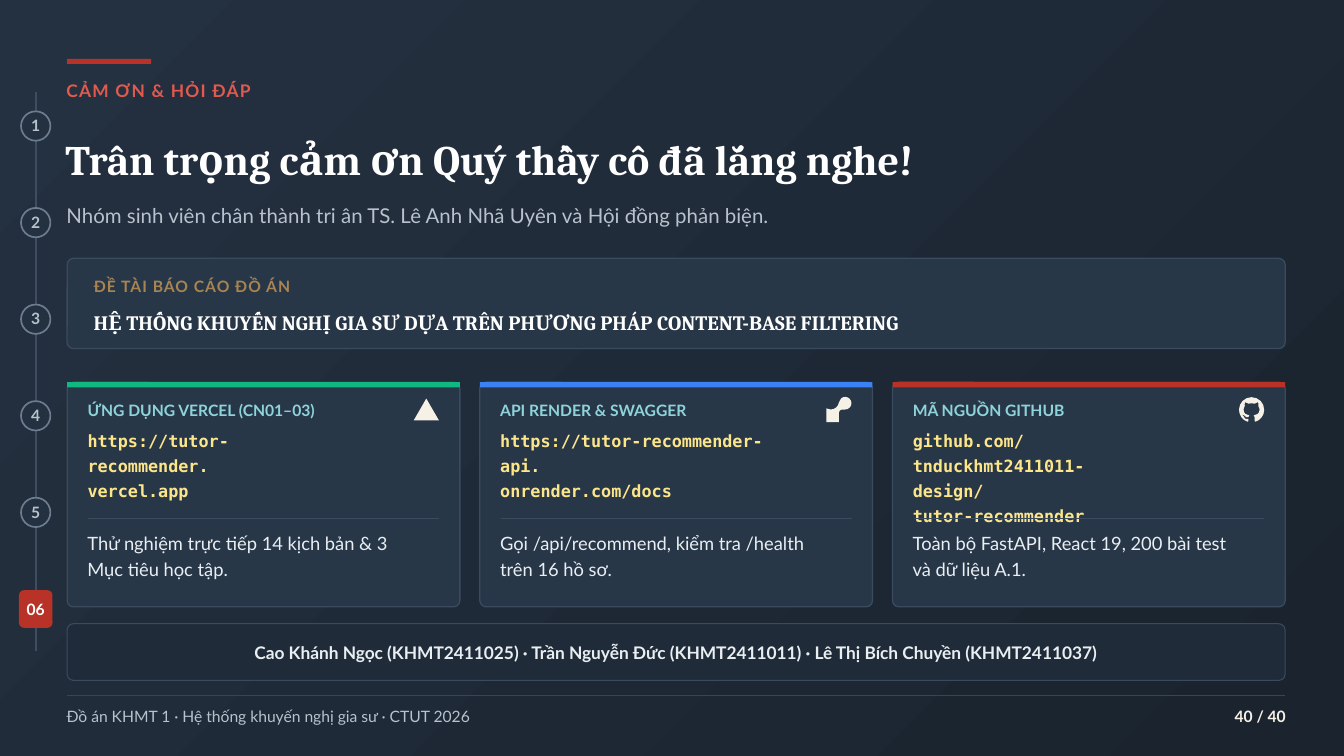
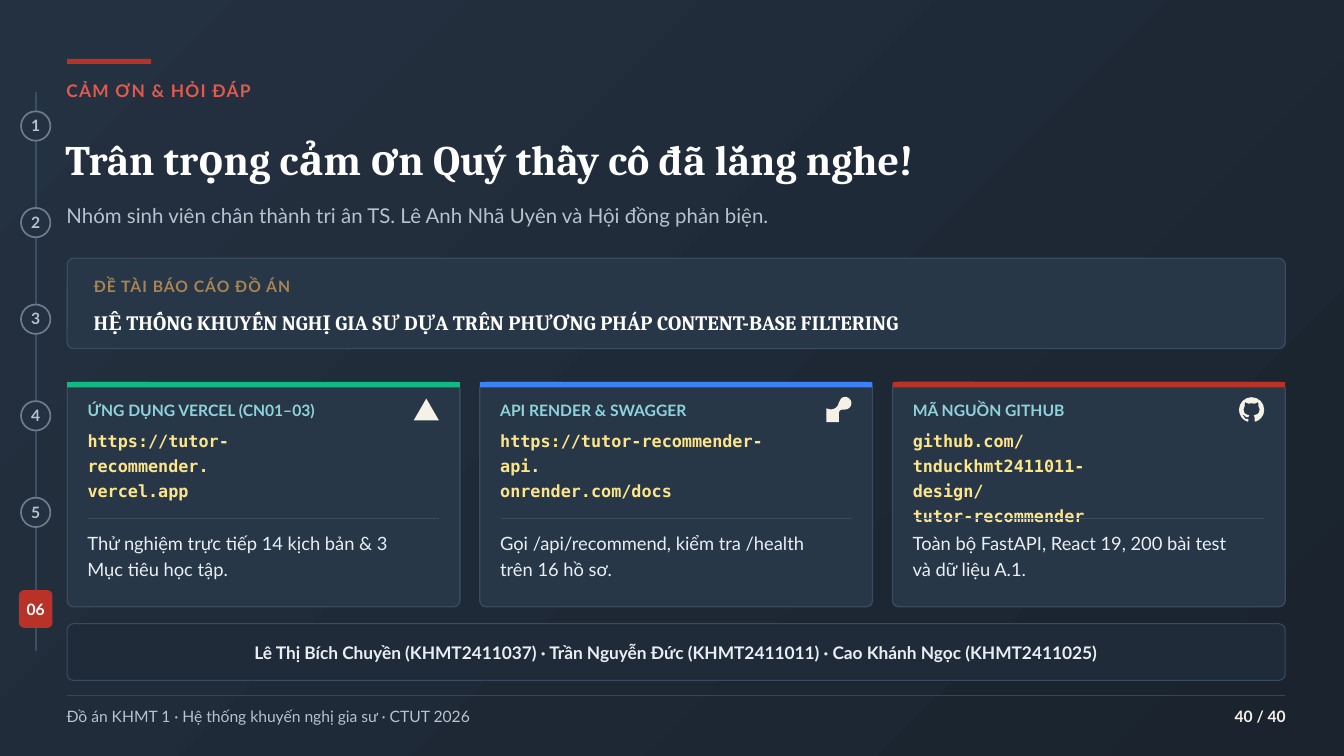
Before and after one commit to tnduckhmt2411011-design/tutor-recommender, a slide deck: slide 40 of docs/thesis/slides/SLIDE_BAO_VE_DO_AN_KHMT1.pptx. Drawn at 1344x756 pixels with LibreOffice and Linux fonts; fonts in the diff are those of the drawing. Boxes give left, top, right and bottom in pixels: in the first picture for what was removed or moved away, otherwise in the second. Text is boxed around its words. In the diff, an @@ line names an element or a change of style, - is before the commit and + after.

```diff
--- a/docs/thesis/slides/SLIDE_BAO_VE_DO_AN_KHMT1.pptx
+++ b/docs/thesis/slides/SLIDE_BAO_VE_DO_AN_KHMT1.pptx
@@ text at (254,645,1097,662): text changed @@
-Cao Khánh Ngọc (KHMT2411025) · Trần Nguyễn Đức (KHMT2411011) · Lê Thị Bích Chuyền (KHMT2411037)
+Lê Thị Bích Chuyền (KHMT2411037) · Trần Nguyễn Đức (KHMT2411011) · Cao Khánh Ngọc (KHMT2411025)
```
Also in this commit, not shown: 6 other slides changed, 24 other files.
